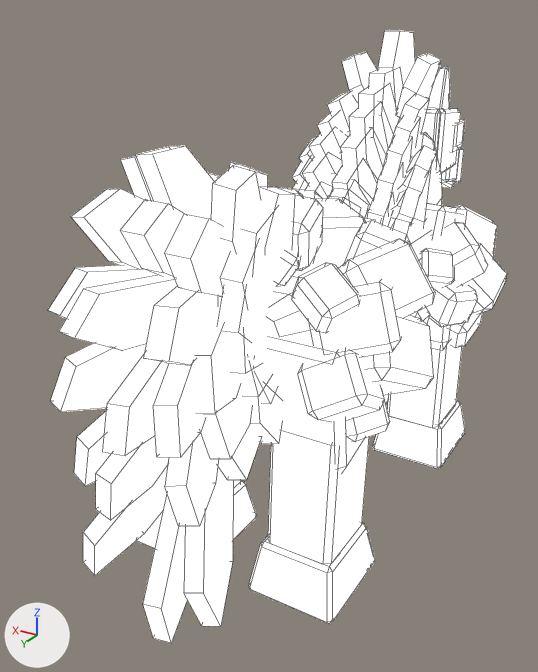
A saved change to the FBX model models/LavaHorse/export/LavaHorse_Idle.fbx.
Camera for both pictures: a 50 mm camera at (-5.47, 11.47, 8.33) aimed at (0.58, 1.4, 3.29). The lights are fixed; the arrows at lower left show +X, +Y and +Z. The picture after the commit comes second. Mesh edges are drawn as thin lines.

The first picture shows 'LavaHorse'.
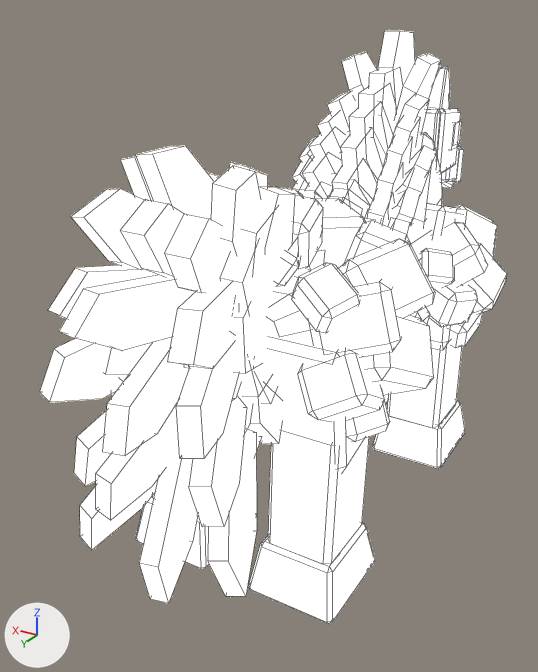
Location of each change, (x1, y1, x2, y2) in pixels of the pictures (538 x 672 px; the box of a moved part takes in the faces that stretch with it):
'LavaHorse', reshaped
    before: (48, 30, 507, 643)
    after: (40, 30, 507, 624)
part 1 of me_lavahorsemesh, moved or reshaped
    before: (450, 125, 462, 152)
    after: (453, 144, 459, 149)
part 2 of me_lavahorsemesh, moved or reshaped
    before: (455, 120, 465, 146)
    after: (453, 120, 462, 146)
part 3 of me_lavahorsemesh, moved or reshaped (not visible afterwards)
    before: (217, 286, 276, 338)
part 4 of me_lavahorsemesh, moved or reshaped
    before: (144, 286, 218, 365)
    after: (168, 278, 239, 369)
part 5 of me_lavahorsemesh, moved or reshaped
    before: (50, 343, 146, 412)
    after: (40, 339, 122, 402)
part 6 of me_lavahorsemesh, moved or reshaped
    before: (153, 363, 205, 457)
    after: (176, 347, 239, 459)
part 7 of me_lavahorsemesh, moved or reshaped
    before: (165, 433, 218, 526)
    after: (189, 396, 247, 527)
part 8 of me_lavahorsemesh, moved or reshaped
    before: (184, 467, 233, 626)
    after: (208, 429, 257, 596)
part 9 of me_lavahorsemesh, moved or reshaped
    before: (60, 146, 295, 643)
    after: (60, 146, 325, 603)
part 10 of me_lavahorsemesh, moved or reshaped
    both: (300, 31, 441, 226)

What the commit changed:
me_lavahorsemesh has 2492 vertices, 2336 faces and spans x -2.61..2.45, y -4.98..6.24, z 0.0..8.09.
me_lavahorsemesh is used by ob_lavahorse; location (0.0, 0.0, 0.0).
me_lavahorsemesh part 1: the loose piece of 8 vertices spanning x -0.77..-0.51, y -4.13..-3.55, z 5.8..6.32 is scaled about its middle by (1.25, 0.838, 0.962), then moved by (0.09, -0.04, 0.02).
me_lavahorsemesh part 2: the loose piece of 8 vertices spanning x -0.78..-0.44, y -4.16..-3.7, z 5.9..6.36 is scaled about its middle by (0.771, 0.917, 1), then moved by (0.02, 0.01, 0.0).
me_lavahorsemesh part 3: the loose piece of 10 vertices spanning x -0.87..-0.18, y 2.85..4.59, z 4.33..5.42 is moved by (0.15, -0.02, -0.02).
me_lavahorsemesh part 4: the loose piece of 10 vertices spanning x -0.88..-0.11, y 4.24..5.96, z 4.59..5.45 is moved by (-0.27, -0.07, 0.0).
me_lavahorsemesh part 5: the loose piece of 10 vertices spanning x 0.11..0.96, y 4.31..6.03, z 3.8..4.81 is moved by (0.26, -0.08, 0.02).
me_lavahorsemesh part 6: the loose piece of 10 vertices spanning x -0.96..-0.11, y 4.25..5.96, z 3.67..4.8 is moved by (-0.26, -0.08, 0.03).
me_lavahorsemesh part 7: the loose piece of 10 vertices spanning x -0.95..-0.1, y 4.14..5.71, z 2.61..4.07 is moved by (-0.31, -0.07, 0.06).
me_lavahorsemesh part 8: the loose piece of 10 vertices spanning x -1.09..-0.09, y 3.96..5.61, z 0.94..2.91 is moved by (-0.35, -0.06, 0.61).
me_lavahorsemesh part 9: 160 of 2492 vertices moved; they spanned x -0.51..1.09, y 2.4..5.81, z 0.67..5.87 and now span x -0.62..1.09, y 1.34..5.81, z 1.34..5.84; mean shift (-0.03, -0.83, 0.21); largest move (0.14, 4.55, 4.0) -> (0.68, 1.64, 4.83).
me_lavahorsemesh part 10: 116 of 2492 vertices moved; they spanned x -0.78..0.78, y -3.47..-0.14, z 4.28..7.07 and now span x -0.71..0.71, y -3.45..-0.22, z 4.24..6.53; mean shift (0.0, -0.15, -0.17); largest move (0.52, -2.59, 6.91) -> (0.18, -3.06, 6.15).
